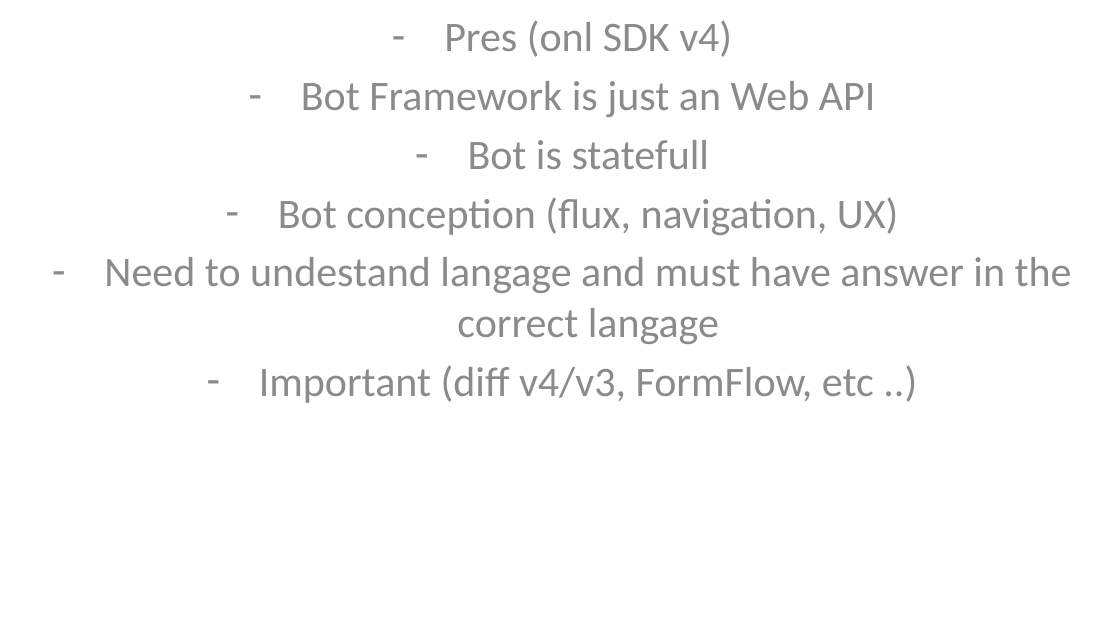
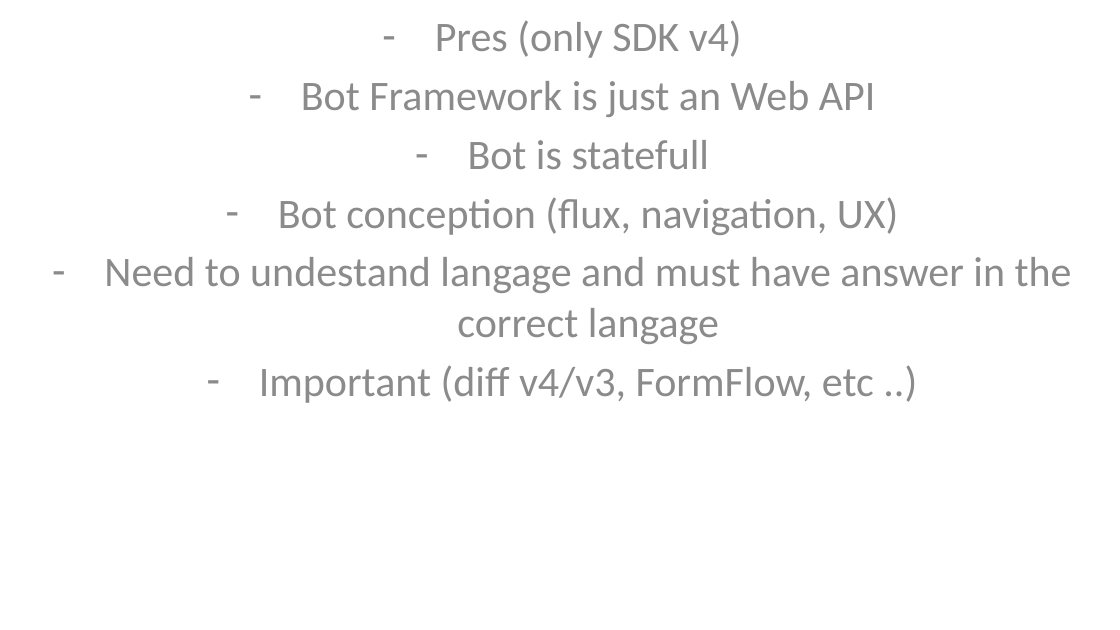
Before and after one commit to LGouellec/mug-chatbot, a slide deck: slide 34 of doc/pres.pptx (slide 2 before the commit). Drawn at 1120x630 pixels with LibreOffice and Linux fonts; fonts in the diff are those of the drawing. Boxes give left, top, right and bottom in pixels: in the first picture for what was removed or moved away, otherwise in the second. Text is boxed around its words. In the diff, an @@ line names an element or a change of style, - is before the commit and + after.

```diff
--- a/doc/pres.pptx
+++ b/doc/pres.pptx
@@ subtitle at (435,20,742,58): text changed @@
-– Pres (onl SDK v4)
+– Pres (only SDK v4)
```
Also in this commit, not shown: 4 other slides changed, 31 slides added, 1 slide removed, 15 other files.
